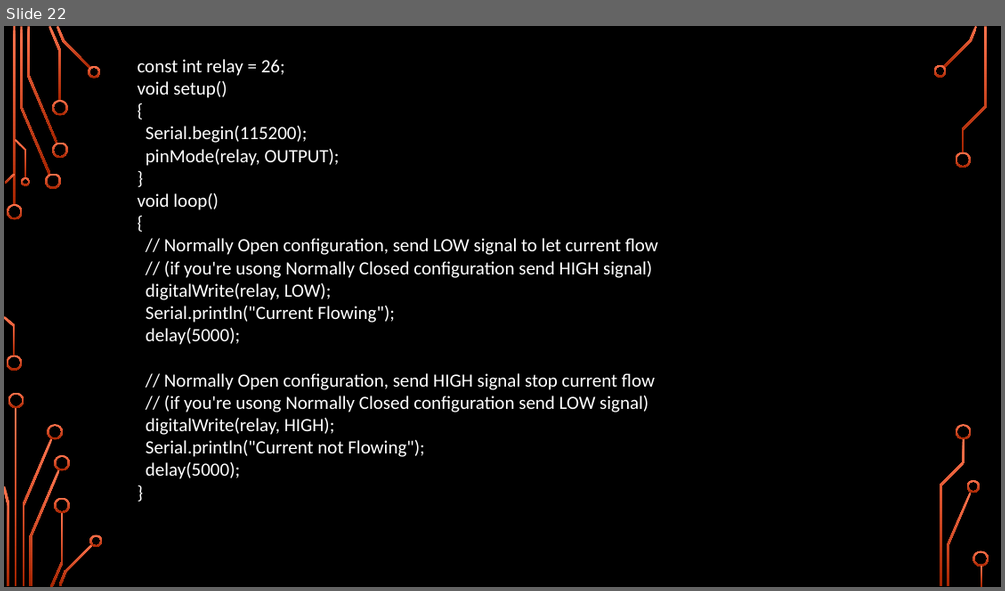
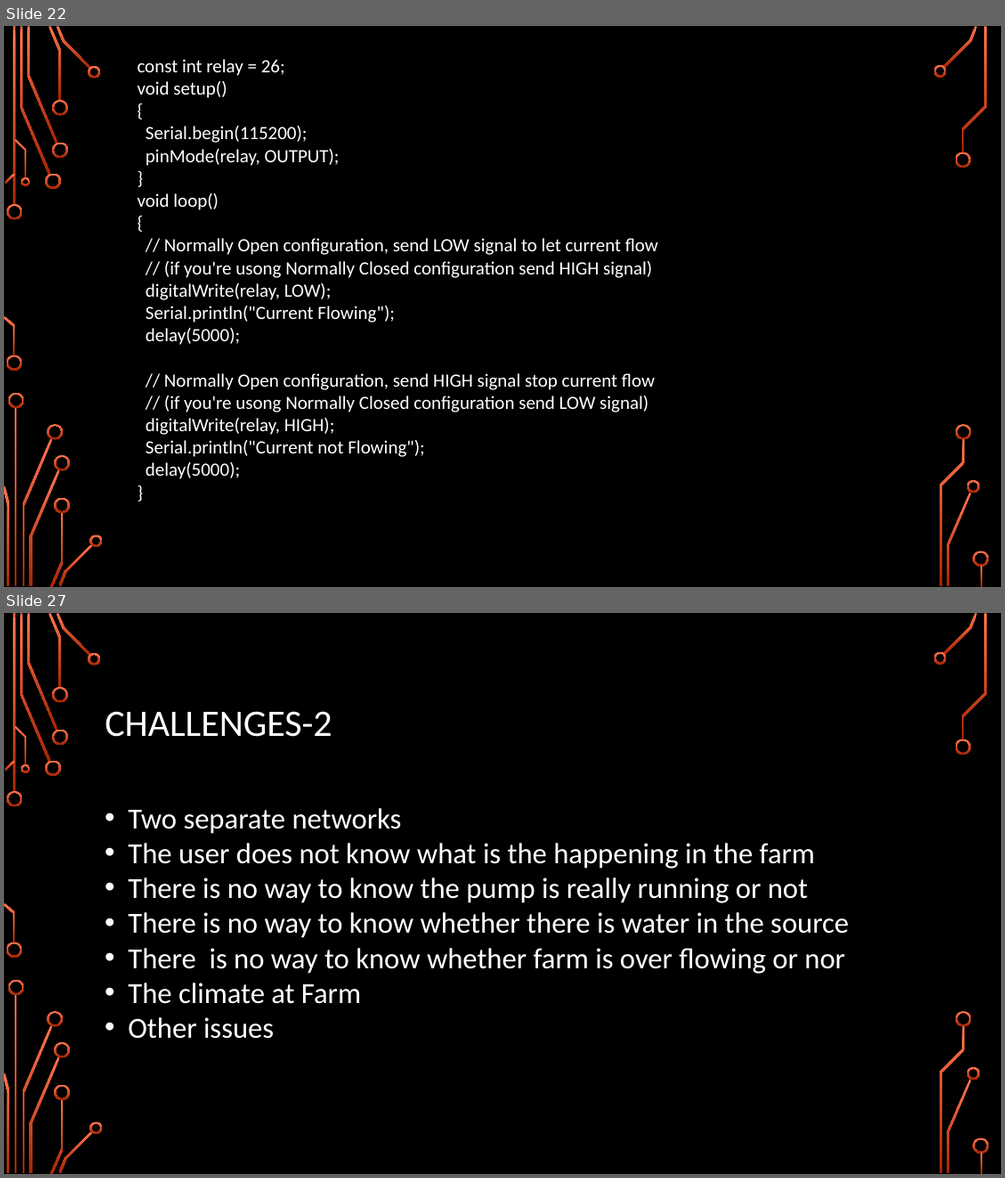
Before and after one commit to girishsukukumar/IoTWorkshop, a slide deck: Module-3.pptx. Shown one above the other, each under a label of ours: slide 22 before the commit, slides 22 and 27 after it; the slides between them are not shown. The pictures are 1005x591 and 1005x1178 pixels, drawn with LibreOffice and Linux fonts; fonts in the diff are those of the drawing; background and template pictures are left out. Boxes give left, top, right and bottom in pixels: in the first picture for what was removed or moved away, otherwise in the second. Text is boxed around its words. In the diff, an @@ line names an element or a change of style, - is before the commit and + after.

```diff
--- a/Module-3.pptx
+++ b/Module-3.pptx
@@ slide 27 added at [4, 613, 1001, 1174], background picture (left out); not listed: 36 template elements that a slide beside it also shows @@
@@ title added at [105, 711, 332, 737], 36 pt, text #FFFFFF @@
+CHALLENGES-2
@@ text added at [128, 808, 849, 1038], 28 pt, text #FFFFFF @@
+• Two separate networks
+• The user does not know what is the happening in the farm
+• There is no way to know the pump is really running or not
+• There is no way to know whether there is water in the source
+• There is no way to know whether farm is over flowing or nor
+• The climate at Farm
+• Other issues
```
Also in this commit, not shown: 1 slide changed, 3 other slides added, 4 slides removed, 1 other file.
